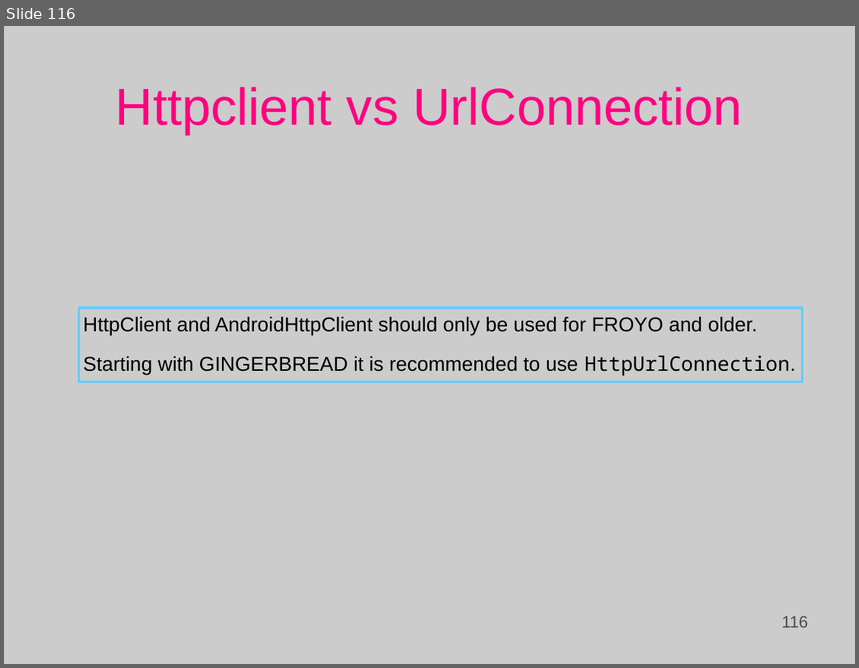
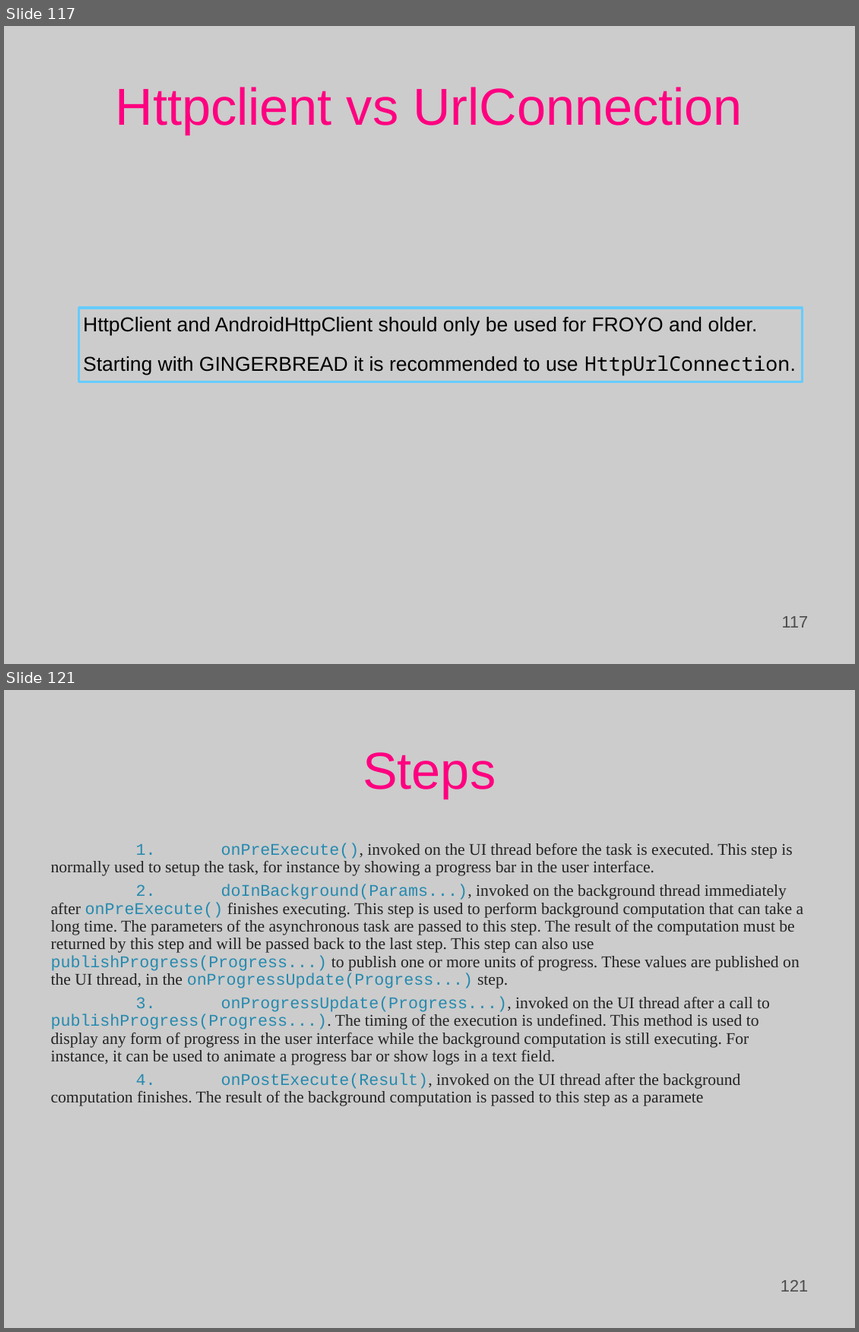
Before and after one commit to Basis-Android-Training/basis-android-training, a slide deck: Batch 12/Course lectures.ppt. Shown one above the other, each under a label of ours: slide 116 before the commit, slides 117 and 121 after it; the slides between them are not shown. The pictures are 859x668 and 859x1332 pixels, drawn with LibreOffice and Linux fonts; fonts in the diff are those of the drawing; background and template pictures are left out. Boxes give left, top, right and bottom in pixels: in the first picture for what was removed or moved away, otherwise in the second. Text is boxed around its words. In the diff, an @@ line names an element or a change of style, - is before the commit and + after.

```diff
--- a/Batch 12/Course lectures.ppt
+++ b/Batch 12/Course lectures.ppt
@@ slide 121 added at [4,690,855,1328], background picture (left out) @@
@@ title added at [363,752,496,799], 44 pt, text #FF0080 @@
+Steps
@@ text added at [51,843,804,1106], 13.9 pt, text #232323 @@
+1. onPreExecute(), invoked on the UI thread before the task is executed. This step is normally used to setup the task, for instance by showing a progress bar in the user interface.
+2. doInBackground(Params...), invoked on the background thread immediately after onPreExecute() finishes executing. This step is used to perform background computation that can take a long time. The parameters of the asynchronous task are passed to this step. The result of the computation must be returned by this step and will be passed back to the last step. This step can also use publishProgress(Progress...) to publish one or more units of progress. These values are published on the UI thread, in the onProgressUpdate(Progress...) step.
+3. onProgressUpdate(Progress...), invoked on the UI thread after a call to publishProgress(Progress...). The timing of the execution is undefined. This method is used to display any form of progress in the user interface while the background computation is still executing. For instance, it can be used to animate a progress bar or show logs in a text field.
+4. onPostExecute(Result), invoked on the UI thread after the background computation finishes. The result of the background computation is passed to this step as a paramete
@@ page number added at [614,1271,813,1298], 14 pt, text #4C4C4C @@
+121
@@ what was slide 116 is now slide 117 @@
@@ page number at [782,617,809,628]: text changed @@
-116
+117
```
Also in this commit, not shown: 25 other slides added, 31 other files.
